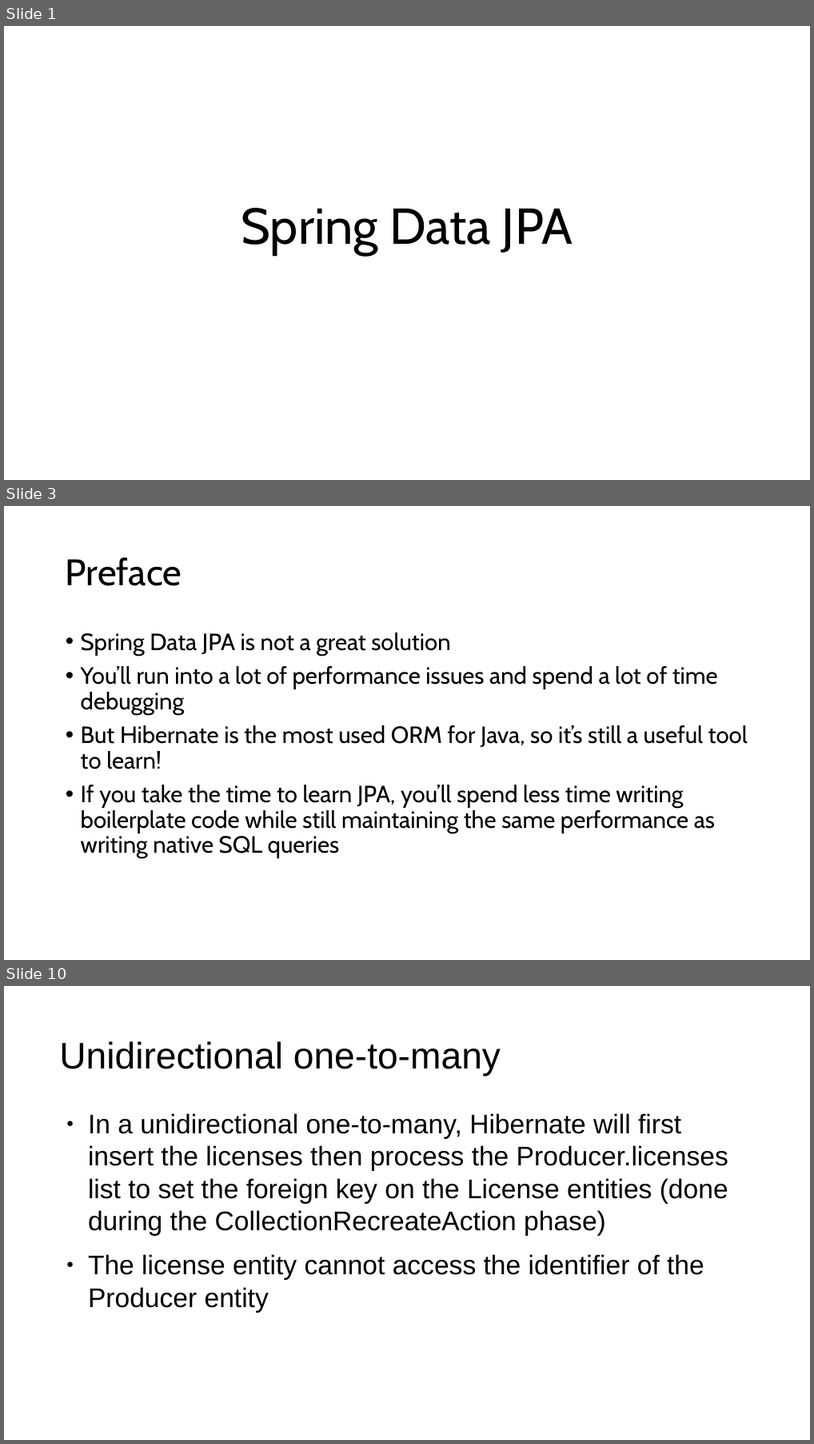
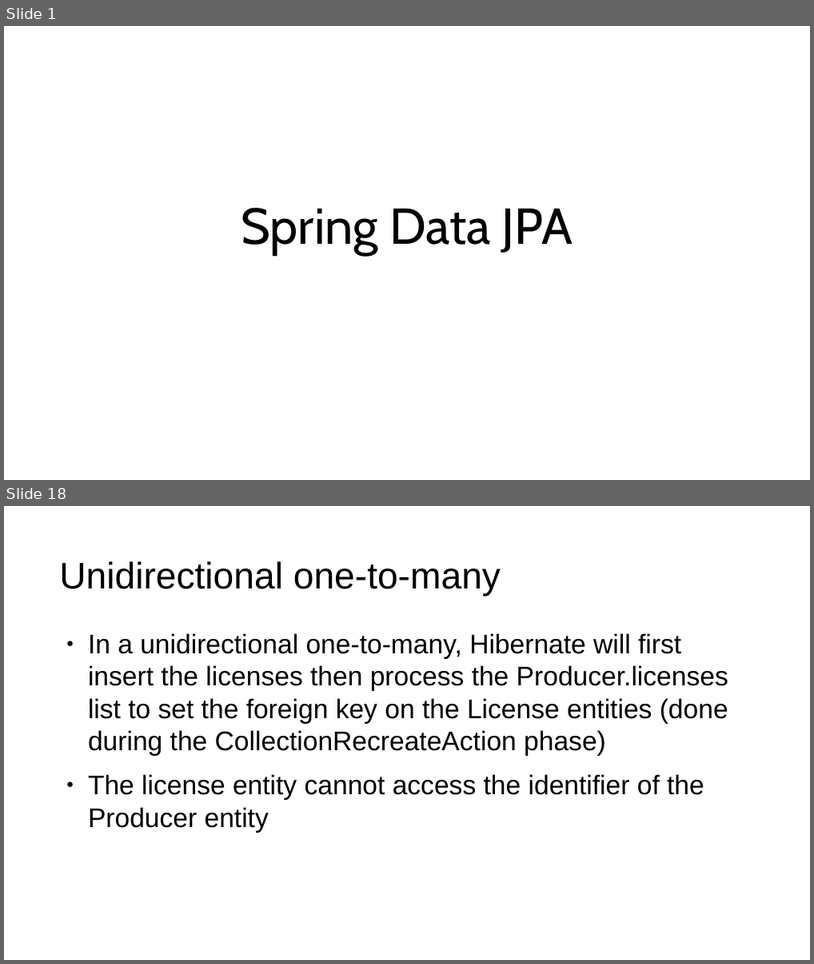
Before and after one commit to jordanschroedervertafore/spring-data-jpa, a slide deck: spring data jpa.pptx. Shown one above the other, each under a label of ours: slides 1, 3 and 10 before the commit, slides 1 and 18 after it; the slides between them are not shown. The pictures are 814x1444 and 814x964 pixels, drawn with LibreOffice and Linux fonts; fonts in the diff are those of the drawing. Boxes give left, top, right and bottom in pixels: in the first picture for what was removed or moved away, otherwise in the second. Text is boxed around its words. In the diff, an @@ line names an element or a change of style, - is before the commit and + after.

```diff
--- a/spring data jpa.pptx
+++ b/spring data jpa.pptx
@@ slide 3 removed at (4, 506, 810, 960), background #FFFFFF @@
@@ title removed at (66, 557, 182, 586) @@
-Preface
@@ text removed at (81, 632, 748, 859) @@
-• Spring Data JPA is not a great solution
-• You’ll run into a lot of performance issues and spend a lot of time debugging
-• But Hibernate is the most used ORM for Java, so it’s still a useful tool to learn!
-• If you take the time to learn JPA, you’ll spend less time writing boilerplate code while still maintaining the same performance as writing native SQL queries
@@ what was slide 10 is now slide 18 @@
```
Also in this commit, not shown: 13 slides changed, 8 slides added, 6 other slides removed, 23 other files.
